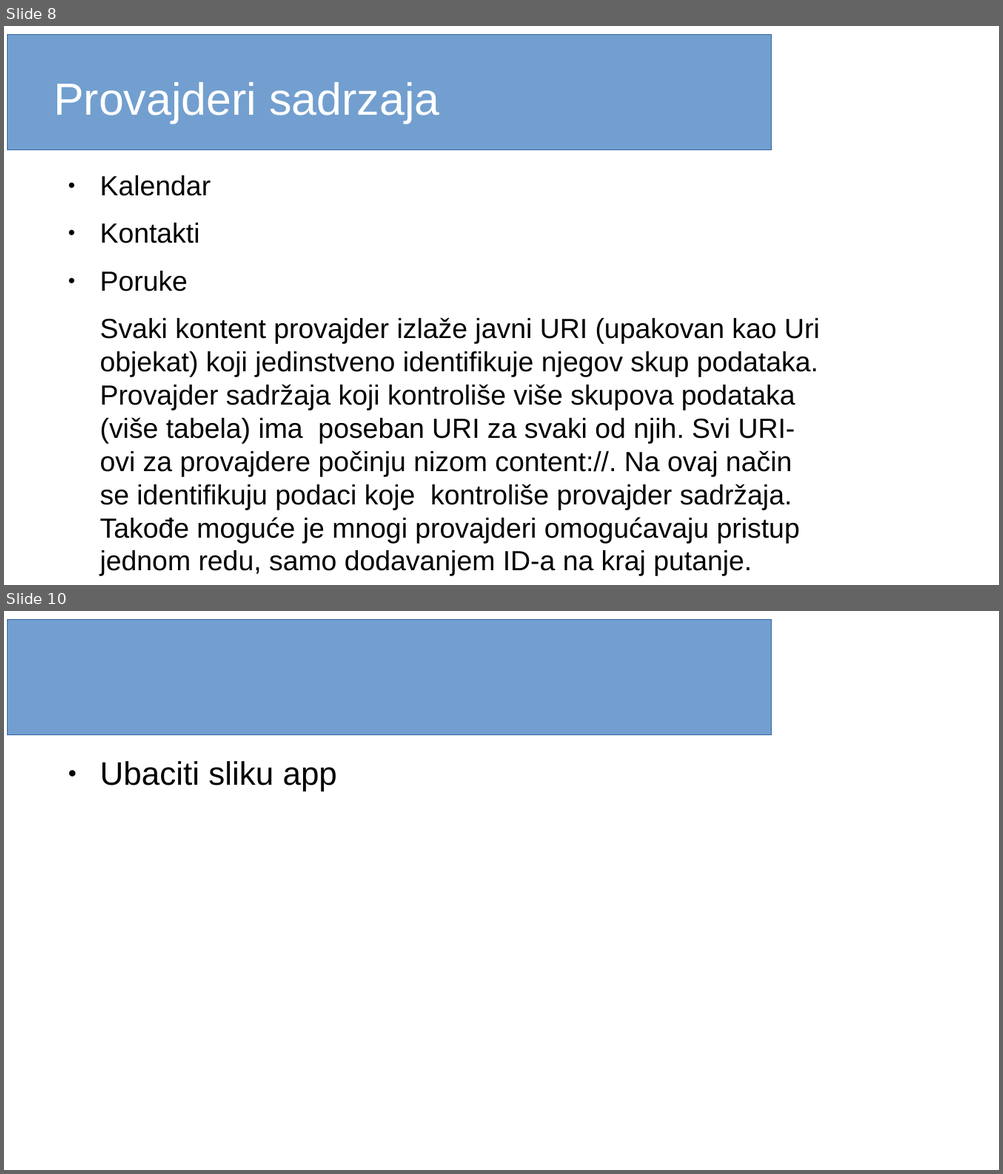
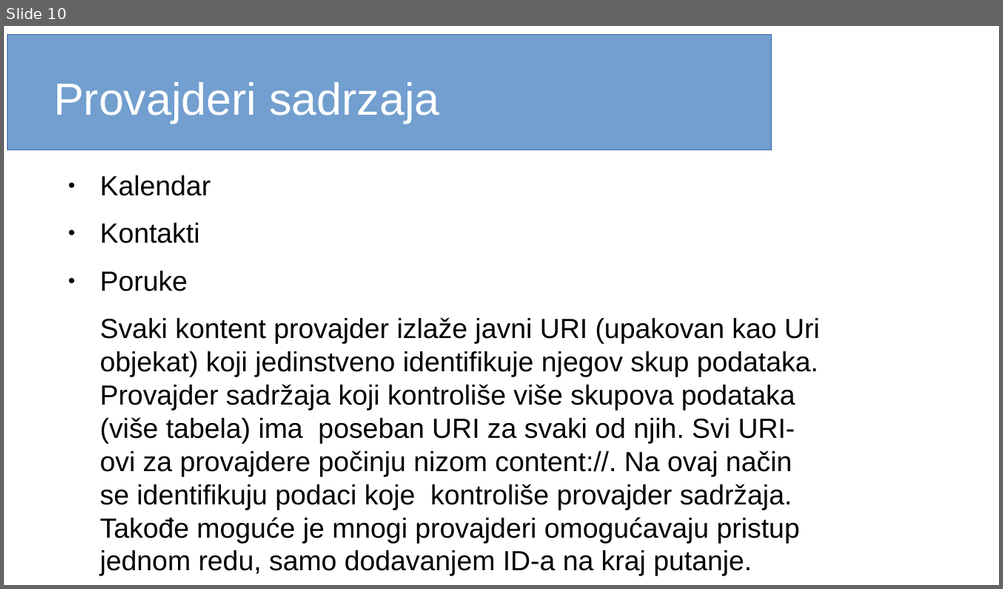
Before and after one commit to Natalija96/AdbTool, a slide deck: Seminarski i prezentacija/dfpreznetacija.ODP. Shown one above the other, each under a label of ours: slides 8 and 10 before the commit, slide 10 after it; the slides between them are not shown. The pictures are 1003x1174 and 1003x589 pixels, drawn with LibreOffice and Linux fonts; fonts in the diff are those of the drawing. Boxes give left, top, right and bottom in pixels: in the first picture for what was removed or moved away, otherwise in the second. Text is boxed around its words. In the diff, an @@ line names an element or a change of style, - is before the commit and + after.

```diff
--- a/Seminarski i prezentacija/dfpreznetacija.ODP
+++ b/Seminarski i prezentacija/dfpreznetacija.ODP
@@ slide 10 removed at [4,611,999,1170], background #FFFFFF; not listed: 1 template element that a slide beside it also shows @@
@@ text removed at [100,761,337,792] @@
-● Ubaciti sliku app
@@ what was slide 8 is now slide 10 @@
```
Also in this commit, not shown: 5 slides changed, 7 slides added, 2 other files.
